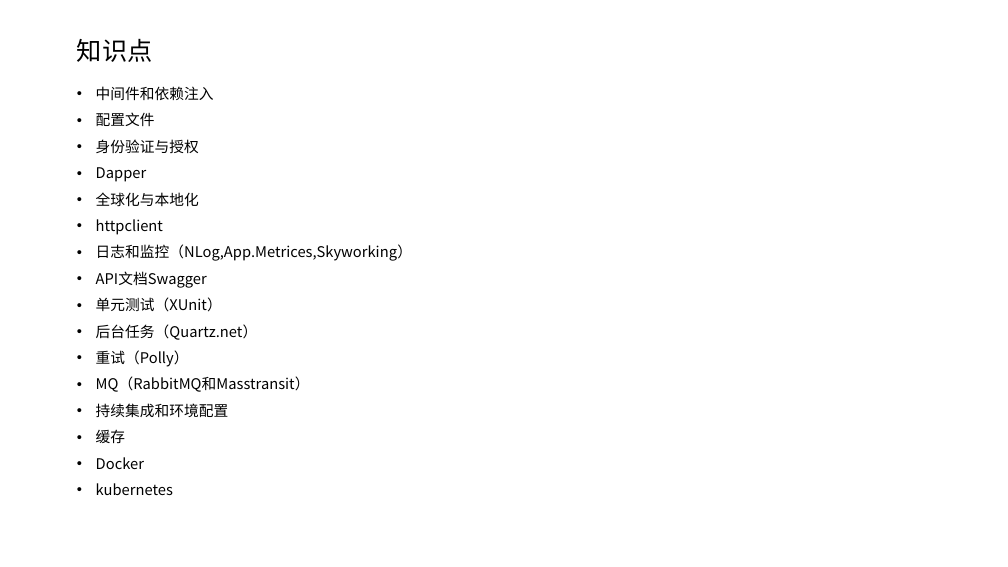
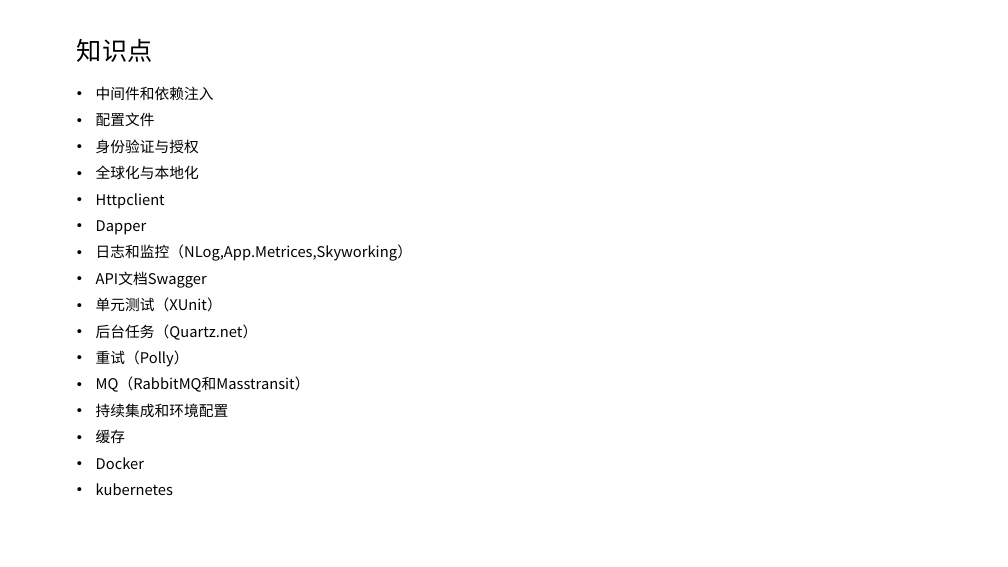
Before and after one commit to axzxs2001/aspnetcore5.0, a slide deck: slide 2 of aspnetcore3.0course/docs/aspnetcore3.0course.pptx. Drawn at 1008x567 pixels with LibreOffice and Linux fonts; fonts in the diff are those of the drawing. Boxes give left, top, right and bottom in pixels: in the first picture for what was removed or moved away, otherwise in the second. Text is boxed around its words. In the diff, an @@ line names an element or a change of style, - is before the commit and + after.

```diff
--- a/aspnetcore3.0course/docs/aspnetcore3.0course.pptx
+++ b/aspnetcore3.0course/docs/aspnetcore3.0course.pptx
@@ text at (96, 165, 199, 209): paragraphs added @@
+• 全球化与本地化
+• Httpclient
@@ text at (96, 192, 199, 235): paragraphs removed @@
-• 全球化与本地化
-• httpclient
```
Also in this commit, not shown: 2 other slides changed, 2 slides added, 1 slide removed, 3 other files.
